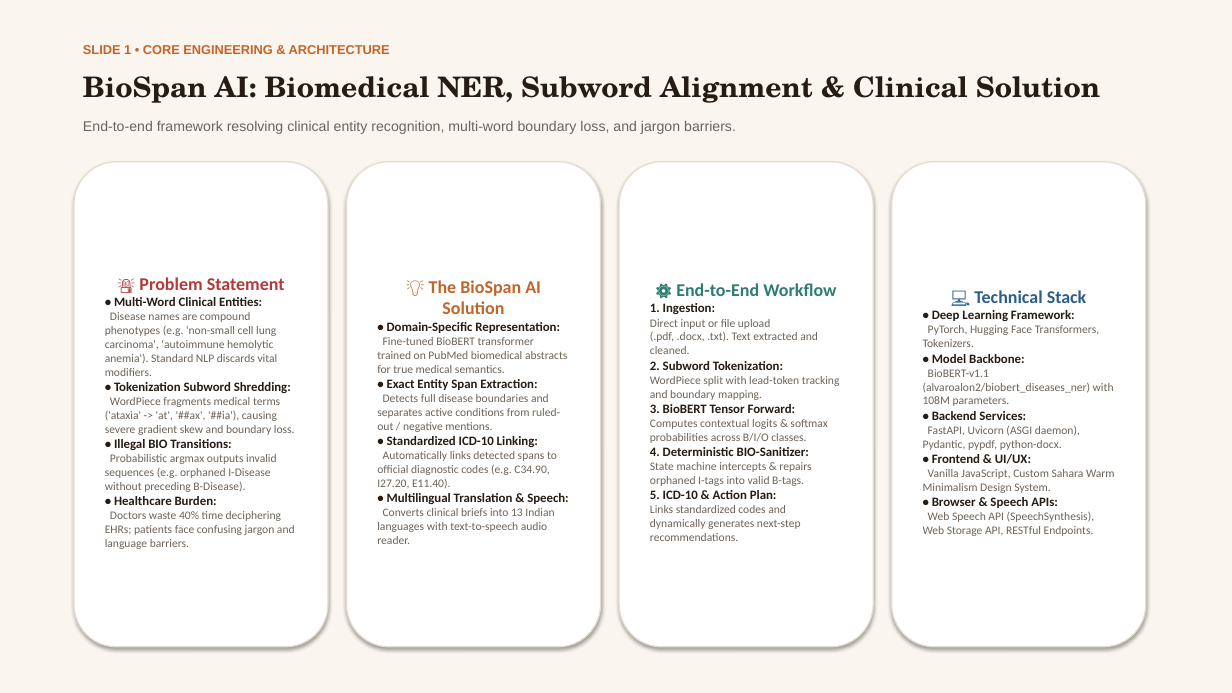
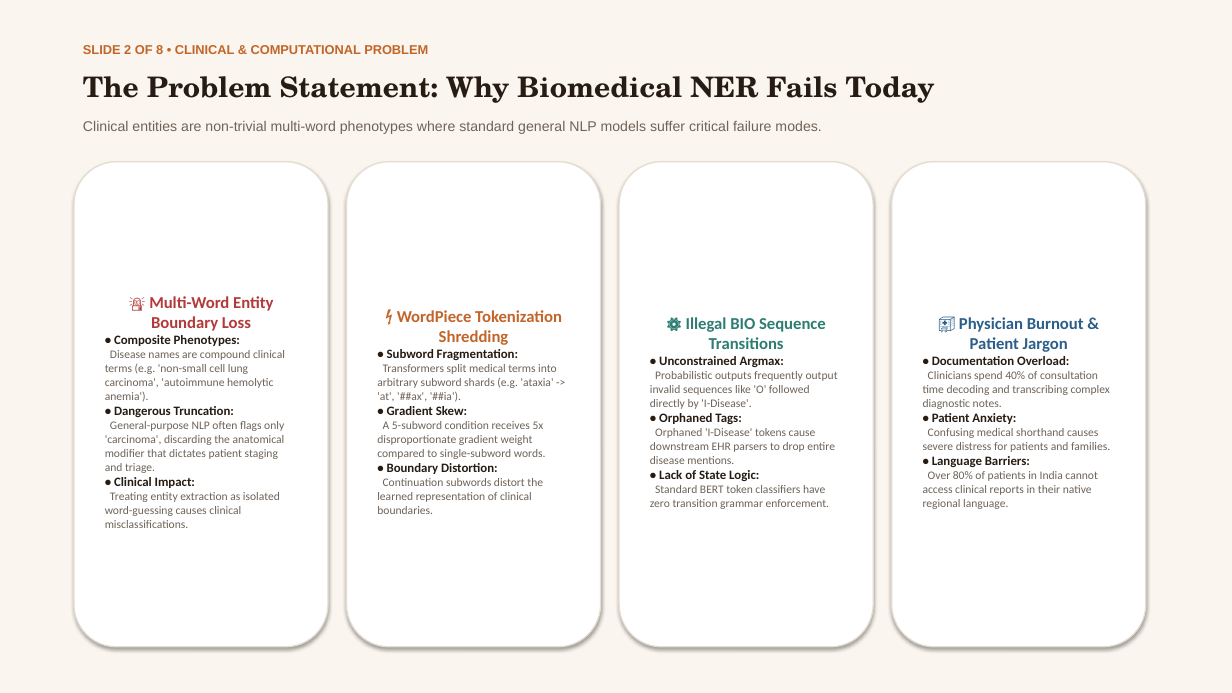
Before and after one commit to Tannishtha3183/Neural_Nexus, a slide deck: slide 2 of BioSpan_AI_Presentation.pptx (slide 1 before the commit). Drawn at 1232x693 pixels with LibreOffice and Linux fonts; fonts in the diff are those of the drawing. Boxes give left, top, right and bottom in pixels: in the first picture for what was removed or moved away, otherwise in the second. Text is boxed around its words. In the diff, an @@ line names an element or a change of style, - is before the commit and + after.

Commit message:
Replace presentation with 8-slide deck including team details and comprehensive architecture

```diff
--- a/BioSpan_AI_Presentation.pptx
+++ b/BioSpan_AI_Presentation.pptx
@@ text at <box>83,44,428,57</box>: text changed @@
-SLIDE 1 • CORE ENGINEERING & ARCHITECTURE
+SLIDE 2 OF 8 • CLINICAL & COMPUTATIONAL PROBLEM
@@ text at <box>83,76,935,103</box>: text changed @@
-BioSpan AI: Biomedical NER, Subword Alignment & Clinical Solution
+The Problem Statement: Why Biomedical NER Fails Today
@@ text at <box>83,121,821,134</box>: text changed @@
-End-to-end framework resolving clinical entity recognition, multi-word boundary loss, and jargon barriers.
+Clinical entities are non-trivial multi-word phenotypes where standard general NLP models suffer critical failure modes.
@@ text in rounded rectangle at <box>105,296,285,528</box>: text changed @@
-🚨 Problem Statement
-• Multi-Word Clinical Entities:
-Disease names are compound phenotypes (e.g. 'non-small cell lung carcinoma', 'autoimmune hemolytic anemia'). Standard NLP discards vital modifiers.
-• Tokenization Subword Shredding:
-WordPiece fragments medical terms ('ataxia' -> 'at', '##ax', '##ia'), causing severe gradient skew and boundary loss.
-• Illegal BIO Transitions:
-Probabilistic argmax outputs invalid sequences (e.g. orphaned I-Disease without preceding B-Disease).
-• Healthcare Burden:
-Doctors waste 40% time deciphering EHRs; patients face confusing jargon and language barriers.
+🚨 Multi-Word Entity Boundary Loss
+• Composite Phenotypes:
+Disease names are compound clinical terms (e.g. 'non-small cell lung carcinoma', 'autoimmune hemolytic anemia').
+• Dangerous Truncation:
+General-purpose NLP often flags only 'carcinoma', discarding the anatomical modifier that dictates patient staging and triage.
+• Clinical Impact:
+Treating entity extraction as isolated word-guessing causes clinical misclassifications.
@@ text in rounded rectangle at <box>377,310,562,514</box>: text changed @@
-💡 The BioSpan AI Solution
-• Domain-Specific Representation:
-Fine-tuned BioBERT transformer trained on PubMed biomedical abstracts for true medical semantics.
-• Exact Entity Span Extraction:
-Detects full disease boundaries and separates active conditions from ruled-out / negative mentions.
-• Standardized ICD-10 Linking:
-Automatically links detected spans to official diagnostic codes (e.g. C34.90, I27.20, E11.40).
-• Multilingual Translation & Speech:
-Converts clinical briefs into 13 Indian languages with text-to-speech audio reader.
+⚡ WordPiece Tokenization Shredding
+• Subword Fragmentation:
+Transformers split medical terms into arbitrary subword shards (e.g. 'ataxia' -> 'at', '##ax', '##ia').
+• Gradient Skew:
+A 5-subword condition receives 5x disproportionate gradient weight compared to single-subword words.
+• Boundary Distortion:
+Continuation subwords distort the learned representation of clinical boundaries.
@@ text in rounded rectangle at <box>650,317,838,509</box>: text changed @@
-⚙️ End-to-End Workflow
-1. Ingestion:
-Direct input or file upload (.pdf, .docx, .txt). Text extracted and cleaned.
-2. Subword Tokenization:
-WordPiece split with lead-token tracking and boundary mapping.
-3. BioBERT Tensor Forward:
-Computes contextual logits & softmax probabilities across B/I/O classes.
-4. Deterministic BIO-Sanitizer:
-State machine intercepts & repairs orphaned I-tags into valid B-tags.
-5. ICD-10 & Action Plan:
-Links standardized codes and dynamically generates next-step recommendations.
+⚙️ Illegal BIO Sequence Transitions
+• Unconstrained Argmax:
+Probabilistic outputs frequently output invalid sequences like 'O' followed directly by 'I-Disease'.
+• Orphaned Tags:
+Orphaned 'I-Disease' tokens cause downstream EHR parsers to drop entire disease mentions.
+• Lack of State Logic:
+Standard BERT token classifiers have zero transition grammar enforcement.
@@ text in rounded rectangle at <box>923,317,1110,509</box>: text changed @@
-💻 Technical Stack
-• Deep Learning Framework:
-PyTorch, Hugging Face Transformers, Tokenizers.
-• Model Backbone:
-BioBERT-v1.1 (alvaroalon2/biobert_diseases_ner) with 108M parameters.
-• Backend Services:
-FastAPI, Uvicorn (ASGI daemon), Pydantic, pypdf, python-docx.
-• Frontend & UI/UX:
-Vanilla JavaScript, Custom Sahara Warm Minimalism Design System.
-• Browser & Speech APIs:
-Web Speech API (SpeechSynthesis), Web Storage API, RESTful Endpoints.
+🏥 Physician Burnout & Patient Jargon
+• Documentation Overload:
+Clinicians spend 40% of consultation time decoding and transcribing complex diagnostic notes.
+• Patient Anxiety:
+Confusing medical shorthand causes severe distress for patients and families.
+• Language Barriers:
+Over 80% of patients in India cannot access clinical reports in their native regional language.
```
Also in this commit, not shown: 2 other slides changed, 5 slides added.
